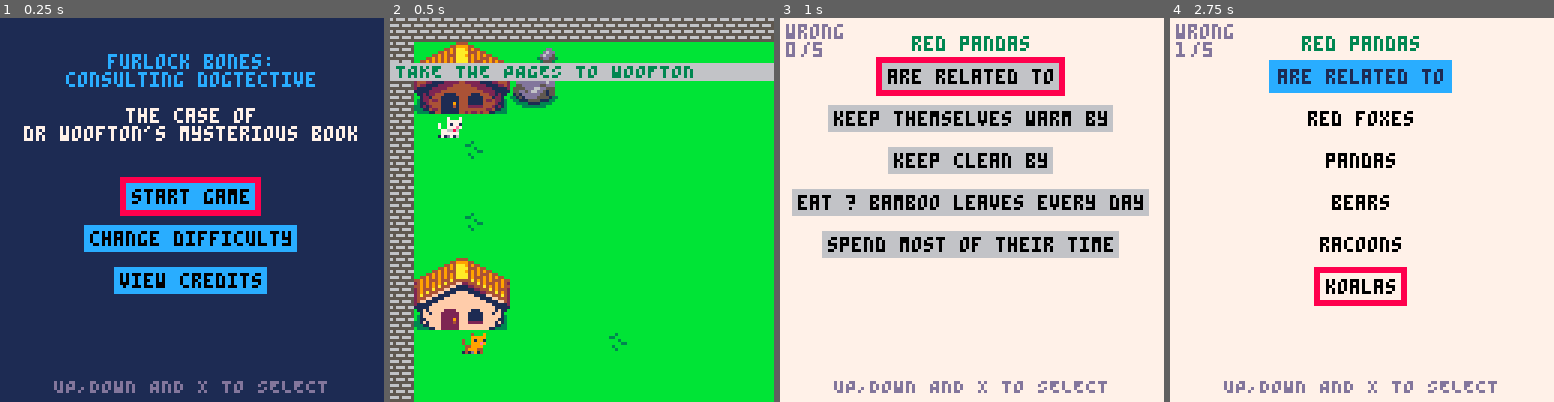
Above: before the commit, frames 1-4 (left to right).
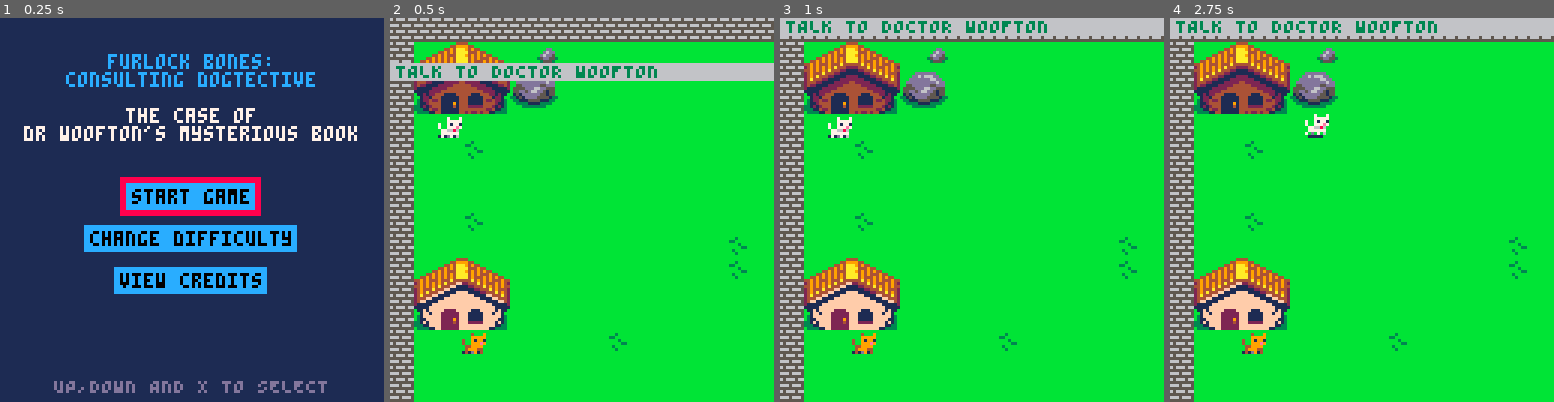
Above: after the commit, the same moments.

Repository: Mackeriah/FurlockBones-game
Game: PICO-8 cartridge furlock bones.p8
Two runs of this game, one before a commit and one after it. Both use one fixed random seed, a clock stepped at 60 frames per second and the inputs below.
Inputs:
- Up to frame 1 (0.25 s): no input
- Up to frame 2 (0.5 s): tap X (X key) at 0.33 s
- Up to frame 3 (1 s): tap O (Z key) at 0.7 s
- Up to frame 4 (2.75 s): tap X (X key) at 1.07, 1.85 s; hold Right 1.6-2.1 s; tap O (Z key) at 1.7, 2.1, 2.5 s; hold Up 2.15-2.42 s; hold Right from 2.47 s (still down)

Frame 1 is identical in both runs. In frame 2, 0.8% of the frame differs, in the area x 7-93%, y 12-68%; in frame 3, 100%; in frame 4, 100%, in the area x 0-100%, y 0-100%.

Commit message:
literally at the limit :O

Diff:
--- a/furlock bones.p8
+++ b/furlock bones.p8
@@ -48,15 +48,6 @@
 	init_objective()
 	lost_animals()
 	shakeAmount = 0
-	wordgamePagesCollected = true
-	objectiveCurrent = "TAKE THE PAGES TO WOOFTON"	-- TESTING ONLY
-	--objectiveCurrent = "TALK TO WISE OLD OWL AGAIN"	-- TESTING ONLY
-	--objectiveCurrent = "TALK TO WISE OLD OWL"	-- TESTING ONLY
-	--owlBookState = "going downstairs part 2"
-	--owlBookState = "owl in library part 2"
-	--conversation_state = "owlLibraryPart2_5"
-	--objectiveCurrent = "PRESS Z TO VIEW PAGES"
-	animal.active = 2
 	leaves = {} -- used to store leaves, obvs
 	pages = {}
 	leafCount = 0
@@ -599,14 +590,6 @@
 				if (btnp(❎)) then conversation_state = "none" end
 			end
 		end
-		-- not yet in use!
-		if conversationCharacter == "sign3" then
-			if conversation_state == "level1" then
-				new_conversation({"it says: "," \"you are reading","these signs aren't you?!\" "})
-				if (btnp(❎)) then conversation_state = "none" end
-			end
-		end
-
 	end
 end
 
@@ -1349,8 +1332,8 @@
 
 function create_owl()
 	owl={}
-	owl.x = 480 -- 480 is treehouse
-	owl.y = 8	-- 8 is treehouse
+	owl.x = 336 -- 480 is treehouse
+	owl.y = 112	-- 8 is treehouse
 	owl.sprite = 5
 	owl.time = 0
 	owl.wait = 0.5
@@ -1691,11 +1674,12 @@
 function create_signs()
 	sign1={}
 	sign2={}
-	sign1.x = 308
-	sign1.y = 16
-	sign2.x = 416
-	sign2.y = 16
+	sign1.x = owl.x-176
+	sign1.y = owl.y+8
 	sign1.sprite = 20
+
+	sign2.x = owl.x-64
+	sign2.y = owl.y+8
 	sign2.sprite = 19
 end
 
@@ -1708,7 +1692,7 @@
 end
 
 function newsigncollision()
-	-- check if player touching sign1
+	-- check if player touching signs
 	if sign1.x +10 > player.x and sign1.x < player.x +10 and sign1.y +10 > player.y and sign1.y < player.y +10 then
 		if conversation_state == "none" then
 			conversation_state = "ready"
@@ -1926,7 +1910,7 @@
 
 function musicControl()
 	local track_1start = 0 -- this indicates the point in the music the track starts
-	--local track_2start = 11
+	local track_2start = 11
 	--local track_3start = 22
 	local track_4start = 33 -- end game music
 	local track_5start = 37 -- library music
@@ -2161,164 +2145,164 @@
 0000000000000000000000000000010100010180800102000100000000000001000001010101010100000000010000000000000000000101000000000000000001010000010101010101010101010101010100000101010101010101010101010000000000000101010101010101010100000000000001010000000000000000
 0101000001000001010100000000000001010000010000010101000000000000010101010100000001010000000000000101010001010000010101000000000000000000000000000000000000000000000000000000000000000000000000000000000000000000000000000000000000000000000000000000000000000000
 __map__
-232323232323232323232323232323232323232323232323232323232323232323232323232323230f0f0f0f0f0f0f0f0f0f0f0f0f0f0f0f0f0f0f0f46470f0f0f0f0f0f0f0f0f0f0f0f000000000000000000000000000000000000000000000000000000000000000000000000000000000000000000000000000000000000
-2348494a4b321032323232323232323232323232323232323232323232323232323232323232320a0f0f0f0f0f0f0f0f0f0f0f0f0f0f0f0f0f0f0f464243470f0f0f0f0f0f0f0f0f0f0f000000000000000000000000000000000000000000000000000000000000000000000000000000000000000000000000000000000000
-2358595a5b404132323232323232323232323232323232323232323232323232323232323232320b220f220f220f220f220f220f0f0f0f0f0f0f0f445253450f0f0f0f0f0f0f0f0f0f0f000000000000000000000000000000000000000000000000000000000000000000000000000000000000000000000000000000000000
-2368696a6b50513232323232323232323232323132323232323232323232323232323232323232190c0c0c0c0c0c0c0c0c0c0c0c0c1c0d0f0f0f0f0f56570f0f0f0f0f0f0f0f0f0f0f0f000000000000000000000000000000000000000000000000000000000000000000000000000000000000000000000000000000000000
-233232323232323232323232323232323232323232323232323232323132323232323232323232191b1a1b1b1b1b2a1b1b1b1b1b1b1b1c0d0f0f0f0f66670f0f0f0f0f0f0f0f0f0f0f0f000000000000000000000000000000000000000000000000000000000000000000000000000000000000000000000000000000000000
-233232313232323232323232323232323232323232323232323232323232323232323232324041232b331b331b331b331b331b331b1b1b0c0c0c1c0d66670f0f0f0f0f0f0f0f0f0f0f0f000000000000000000000000000000000000000000000000000000000000000000000000000000000000000000000000000000000000
-233232323232323232323232323232323232323232323232323232323232323232323232325051231f2b2c2c2c2c2c2c2c2c2c2c2d1b2a1b1b1b1b0c76771c0d0f0f0f0f0f0f0f0f0f0f000000000000000000000000000000000000000000000000000000000000000000000000000000000000000000000000000000000000
-233232323232323232323232323232323232323232323232323232323232323232323232323232230f0f0f0f0f0f0f0f0f0f0f0f1f2b2e2e2d2e2e2e2d2d2f0e0f0f0f0f0f0f0f0f0f0f000000000000000000000000000000000000000000000000000000000000000000000000000000000000000000000000000000000000
-233232313232323232323232323232323232323232323232323232323232323232323232323232230f0f0f0f0f0f0f0f0f0f0f0f0f0f0f0f0f0f0f0f0f0f0f0f0f0f0f0f0f0f0f0f0f0f000000000000000000000000000000000000000000000000000000000000000000000000000000000000000000000000000000000000
-233232323232323232323232323232323232323232103232323232323232323231323232323232230f0f0f0f0f0f0f0f0f0f0f0f0f0f0f0f0f0f0f0f0f0f0f0f0f0f0f0f0f0f0f0f0f0f000000000000000000000000000000000000000000000000000000000000000000000000000000000000000000000000000000000000
-234c4d4e4f32323232323232323232323232323232323232323232323232323231323232323232230f0f0f0f0f0f0f0f0f0f0f0f0f0f0f0f0f0f0f0f0f0f0f0f0f0f0f0f0f0f0f0f0f0f000000000000000000000000000000000000000000000000000000000000000000000000000000000000000000000000000000000000
-235c5d5e5f323232323232323232323232313232323232323231323232323232323232323232322300000000000000000000000000000000000000000000000000000000000000000000000000000000000000000000000000000000000000000000000000000000000000000000000000000000000000000000000000000000
-236c6d6e6f323232323232323232323232323232323232323232323232323232323232323232322300000000000000000000000000000000000000000000000000000000000000000000000000000000000000000000000000000000000000000000000000000000000000000000000000000000000000000000000000000000
-2332323232323232323132323232323232323232323232323232323232323232323232323232322300000000000000000000000000000000000000000000000000000000000000000000000000000000000000000000000000000000000000000000000000000000000000000000000000000000000000000000000000000000
-2332323232323232323232323232323232323232323232323232323232323232323232323232322300000000000000000000000000000000000000000000000000000000000000000000000000000000000000000000000000000000000000000000000000000000000000000000000000000000000000000000000000000000
-2332323232323232323232323232323232323232323232323232323232323232323232323232322300000000000000000000000000000000000000000000000000000000000000000000000000000000000000000000000000000000000000000000000000000000000000000000000000000000000000000000000000000000
-2332323232323232323232323132323232323232323232323232323232323231323232323232322300000000000000000000000000000000000000000000000000000000000000000000000000000000000000000000000000000000000000000000000000000000000000000000000000000000000000000000000000000000
-2332323232323232323232323232323232323232323232323232323232323232323232323232322300000000000000000000000000000000000000000000000000000000000000000000000000000000000000000000000000000000000000000000000000000000000000000000000000000000000000000000000000000000
-2332323232313232323232323232323132323232323232323232323232323232323232323232322300000000000000000000000000000000000000000000000000000000000000000000000000000000000000000000000000000000000000000000000000000000000000000000000000000000000000000000000000000000
-2332323232323232323232323232323232323232323232323232323232323232323232323232322300000000000000000000000000000000000000000000000000000000000000000000000000000000000000000000000000000000000000000000000000000000000000000000000000000000000000000000000000000000
-2332323232323232323232323232323232323232323232323232323232323232323232313232322300000000000000000000000000000000000000000000000000000000000000000000000000000000000000000000000000000000000000000000000000000000000000000000000000000000000000000000000000000000
-2332321032323232323232323232323232323232323131323232323132323232323232323232322300000000000000000000000000000000000000000000000000000000000000000000000000000000000000000000000000000000000000000000000000000000000000000000000000000000000000000000000000000000
-2332103232323232323232323232323232323232323232323232323232323232323232323232322300000000000000000000000000000000000000000000000000000000000000000000000000000000000000000000000000000000000000000000000000000000000000000000000000000000000000000000000000000000
-2332323232323132323210323232323232323232323232323232323232323232323232323232322300000000000000000000000000000000000000000000000000000000000000000000000000000000000000000000000000000000000000000000000000000000000000000000000000000000000000000000000000000000
-2332323232323232323232323232313232323232323232323232323232323232323232323232322300000000000000000000000000000000000000000000000000000000000000000000000000000000000000000000000000000000000000000000000000000000000000000000000000000000000000000000000000000000
-2332323232323232323232323232323232323232323232323232323232323232323232323232322300000000000000000000000000000000000000000000000000000000000000000000000000000000000000000000000000000000000000000000000000000000000000000000000000000000000000000000000000000000
-2332323232323232321032323232323232323232323232103232323232323232323232323132322300000000000000000000000000000000000000000000000000000000000000000000000000000000000000000000000000000000000000000000000000000000000000000000000000000000000000000000000000000000
-2310323232323232323232323232323232323232323232323232323232323232323232323232322300000000000000000000000000000000000000000000000000000000000000000000000000000000000000000000000000000000000000000000000000000000000000000000000000000000000000000000000000000000
-2332323232313232103232323232323232323232323232323232323232323231323232323232322300000000000000000000000000000000000000000000000000000000000000000000000000000000000000000000000000000000000000000000000000000000000000000000000000000000000000000000000000000000
-2332103232323232323232323232323132323232323232313232323232323232323232323232102300000000000000000000000000000000000000000000000000000000000000000000000000000000000000000000000000000000000000000000000000000000000000000000000000000000000000000000000000000000
-2332103210404132323232323232323232323232323232323232323232323232323232323210322300000000000000000000000000000000000000000000000000000000000000000000000000000000000000000000000000000000000000000000000000000000000000000000000000000000000000000000000000000000
-2323232323232323232323232323232323232323232323232323232323232323232323232323232300000000000000000000000000000000000000000000000000000000000000000000000000000000000000000000000000000000000000000000000000000000000000000000000000000000000000000000000000000000
-…(129 lines of a section not shown)…
+23232323232323232323232323232323232323230f0f0f0f0f0f0f0f0f0f0f0f0f0f0f0f0f0f0f0f0f0f0f0f0f0f0f0f0f0f000000000000000000000000000000000000000000000000000000000000000000000000000000000000000000000000000000000000000000000000000000000000000000000000000000000000
+2348494a4b3210323232323232323232323232230f0f0f0f0f0f0f0f0f0f0f0f0f0f0f0f0f0f0f0f0f0f0f0f0f0f0f0f0f0f000000000000000000000000000000000000000000000000000000000000000000000000000000000000000000000000000000000000000000000000000000000000000000000000000000000000
+2358595a5b4041323232323232323232323232230f0f0f0f0f0f0f0f0f0f0f0f0f0f0f0f0f0f0f0f0f0f0f0f0f0f0f0f0f0f000000000000000000000000000000000000000000000000000000000000000000000000000000000000000000000000000000000000000000000000000000000000000000000000000000000000
+2368696a6b5051323232323232323232323232230f0f0f0f0f0f0f0f0f0f0f0f0f0f0f0f0f0f0f0f0f0f0f0f0f0f0f0f0f0f000000000000000000000000000000000000000000000000000000000000000000000000000000000000000000000000000000000000000000000000000000000000000000000000000000000000
+23323232323232323232323232323232323232230f0f0f0f0f0f0f0f0f0f0f0f0f0f0f0f0f0f0f0f0f0f0f0f0f0f0f0f0f0f000000000000000000000000000000000000000000000000000000000000000000000000000000000000000000000000000000000000000000000000000000000000000000000000000000000000
+23323231323232323232323232323232323232230f0f0f0f0f0f0f0f0f0f0f0f0f0f0f0f0f0f0f0f0f0f0f0f0f0f0f0f0f0f000000000000000000000000000000000000000000000000000000000000000000000000000000000000000000000000000000000000000000000000000000000000000000000000000000000000
+23323232323232323232323232323232323232230f0f0f0f0f0f0f0f0f0f0f0f0f0f0f0f0f0f0f0f0f0f0f0f0f0f0f0f0f0f000000000000000000000000000000000000000000000000000000000000000000000000000000000000000000000000000000000000000000000000000000000000000000000000000000000000
+233232323232323232323232323232323232322323230f0f0f0f0f0f0f0f0f0f0f0f0f0f0f0f0f0f0f0f0f0f0f0f0f0f0f0f000000000000000000000000000000000000000000000000000000000000000000000000000000000000000000000000000000000000000000000000000000000000000000000000000000000000
+2332323132323232323232323232323232323232230b0f0f0f0f0f0f0f0f0f0f0f0f0f0f0f0f0f0f0f0f0f0f0f0f0f0f0f0f000000000000000000000000000000000000000000000000000000000000000000000000000000000000000000000000000000000000000000000000000000000000000000000000000000000000
+2332323232323232323232323232313232323232230a0f0f0f0f0f0f0f0f0f0f0f0f0f0f0f0f0f0f0f0f0f0f0f0f0f0f0f0f000000000000000000000000000000000000000000000000000000000000000000000000000000000000000000000000000000000000000000000000000000000000000000000000000000000000
+234c4d4e4f323232323232323232313232323232320b0f0f0f0f0f0f0f0f0f0f0f0f0f0f0f0f0f0f0f0f0f0f0f0f0f0f0f0f000000000000000000000000000000000000000000000000000000000000000000000000000000000000000000000000000000000000000000000000000000000000000000000000000000000000
+235c5d5e5f323232323232323232323232323232320a0f0f0f0f0f0f0f0f0f0f0f0f0f0f0f0f0f0f0f0f0f0f0f0f0f0f0f0f000000000000000000000000000000000000000000000000000000000000000000000000000000000000000000000000000000000000000000000000000000000000000000000000000000000000
+236c6d6e6f323232323232323232323232323232320b0f0f0f0f0f0f0f0f0f0f0f0f0f0f0f0f0f0f0f0f0f0f0f0f0f0f0f0f000000000000000000000000000000000000000000000000000000000000000000000000000000000000000000000000000000000000000000000000000000000000000000000000000000000000
+2332323232323232323132323232323232323232320b0f0f0f0f0f0f0f0f0f0f0f0f0f0f0f0f0f0f0f0f46470f0f0f0f0f0f000000000000000000000000000000000000000000000000000000000000000000000000000000000000000000000000000000000000000000000000000000000000000000000000000000000000
+2332323232323232323232323232323232323232320a0f0f0f0f0f0f0f0f0f0f0f0f0f0f0f0f0f0f0f464243470f0f0f0f0f000000000000000000000000000000000000000000000000000000000000000000000000000000000000000000000000000000000000000000000000000000000000000000000000000000000000
+2332323232323232323232323232323232323232320b220f220f220f220f220f220f0f0f0f0f0f0f0f445253450f0f0f0f0f000000000000000000000000000000000000000000000000000000000000000000000000000000000000000000000000000000000000000000000000000000000000000000000000000000000000
+233232323232323232323232313132323232323232190c0c0c0c0c0c0c0c0c0c0c0c0c1c0d0f0f0f0f0f56570f0f0f0f0f0f000000000000000000000000000000000000000000000000000000000000000000000000000000000000000000000000000000000000000000000000000000000000000000000000000000000000
+233232323232323232323232323232323232323232191b1a1b1b1b1b2a1b1b1b1b1b1b1b1c0d0f0f0f0f66670f0f0f0f0f0f000000000000000000000000000000000000000000000000000000000000000000000000000000000000000000000000000000000000000000000000000000000000000000000000000000000000
+233232323231323232323232323232323232324041232b331b331b331b331b331b331b1b1b0c0c0c1c0d66670f0f0f0f0f0f000000000000000000000000000000000000000000000000000000000000000000000000000000000000000000000000000000000000000000000000000000000000000000000000000000000000
+233232323232323232323232323232323232325051231f2b2c2c2c2c2c2c2c2c2c2c2d1b2a1b1b1b1b0c76771c0d0f0f0f0f000000000000000000000000000000000000000000000000000000000000000000000000000000000000000000000000000000000000000000000000000000000000000000000000000000000000
+233232323232323232323232323232323231323232230f0f0f0f0f0f0f0f0f0f0f0f1f2b2e2e2d2e2e2e2d2d2f0e0f0f0f0f000000000000000000000000000000000000000000000000000000000000000000000000000000000000000000000000000000000000000000000000000000000000000000000000000000000000
+233232103232323232323232323232323232323232230f0f0f0f0f0f0f0f0f0f0f0f0f0f0f0f0f0f0f0f0f0f0f0f0f0f0f0f000000000000000000000000000000000000000000000000000000000000000000000000000000000000000000000000000000000000000000000000000000000000000000000000000000000000
+233210323232323232323232323232323232323232230f0f0f0f0f0f0f0f0f0f0f0f0f0f0f0f0f0f0f0f0f0f0f0f0f0f0f0f000000000000000000000000000000000000000000000000000000000000000000000000000000000000000000000000000000000000000000000000000000000000000000000000000000000000
+233232323232313232321032323232323232323232230f0f0f0f0f0f0f0f0f0f0f0f0f0f0f0f0f0f0f0f0f0f0f0f0f0f0f0f000000000000000000000000000000000000000000000000000000000000000000000000000000000000000000000000000000000000000000000000000000000000000000000000000000000000
+233232323232323232323232323232323232323232230f0f0f0f0f0f0f0f0f0f0f0f0f0f0f0f0f0f0f0f0f0f0f0f0f0f0f0f000000000000000000000000000000000000000000000000000000000000000000000000000000000000000000000000000000000000000000000000000000000000000000000000000000000000
+233232323232323232323232323232323232323232230f0f0f0f0f0f0f0f0f0f0f0f0f0f0f0f0f0f0f0f0f0f0f0f0f0f0f0f000000000000000000000000000000000000000000000000000000000000000000000000000000000000000000000000000000000000000000000000000000000000000000000000000000000000
+233232323232323232103232323232323232313232230f0f0f0f0f0f0f0f0f0f0f0f0f0f0f0f0f0f0f0f0f0f0f0f0f0f0f0f000000000000000000000000000000000000000000000000000000000000000000000000000000000000000000000000000000000000000000000000000000000000000000000000000000000000
+231032323232323232323232323232323232323232230f0f0f0f0f0f0f0f0f0f0f0f0f0f0f0f0f0f0f0f0f0f0f0f0f0f0f0f000000000000000000000000000000000000000000000000000000000000000000000000000000000000000000000000000000000000000000000000000000000000000000000000000000000000
+233232323231323210323232323132323232323232230f0f0f0f0f0f0f0f0f0f0f0f0f0f0f0f0f0f0f0f0f0f0f0f0f0f0f0f000000000000000000000000000000000000000000000000000000000000000000000000000000000000000000000000000000000000000000000000000000000000000000000000000000000000
+233210323232323232323232323232323232323210230f0f0f0f0f0f0f0f0f0f0f0f0f0f0f0f0f0f0f0f0f0f0f0f0f0f0f0f000000000000000000000000000000000000000000000000000000000000000000000000000000000000000000000000000000000000000000000000000000000000000000000000000000000000
+233210321040413232323232323232323232321032230f0f0f0f0f0f0f0f0f0f0f0f0f0f0f0f0f0f0f0f0f0f0f0f0f0f0f0f000000000000000000000000000000000000000000000000000000000000000000000000000000000000000000000000000000000000000000000000000000000000000000000000000000000000
+232323232323232323232323232323232323232323230f0f0f0f0f0f0f0f0f0f0f0f0f0f0f0f0f0f0f0f0f0f0f0f0f0f0f0f000000000000000000000000000000000000000000000000000000000000000000000000000000000000000000000000000000000000000000000000000000000000000000000000000000000000
+…(129 lines of a section not shown)…
